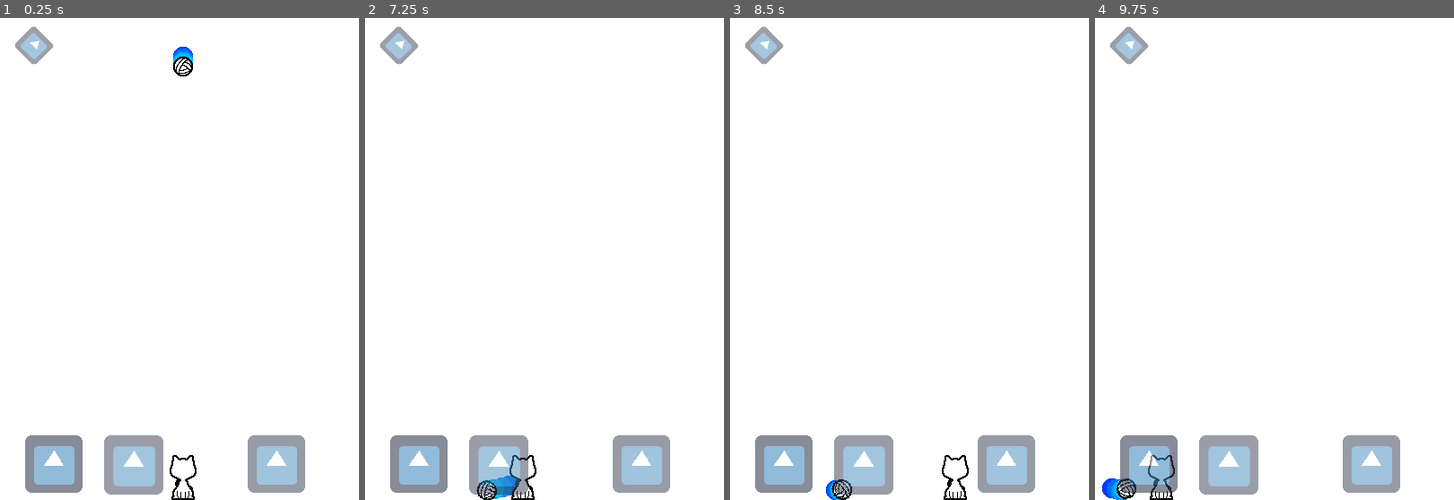
Above: before the commit, frames 1-4 (left to right).
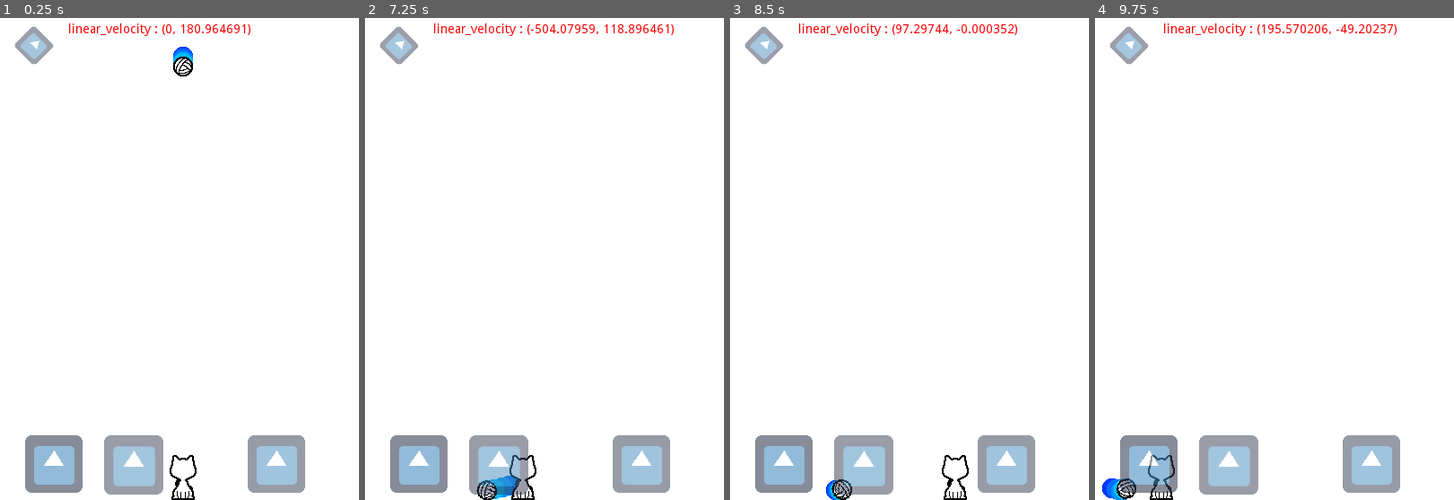
Above: after the commit, the same moments.

Repository: YongHyun-Yi/cat_and_ball
Game: Godot game, scene res://scene/ingame.tscn
The game is run twice, just before and just after one commit, with the same random seed, the same clock (stepped at 60 frames per second) and the same inputs. The engine's default icon, where the game draws it, is replaced by a stand-in: a white triangle on a blue panel in a dark square.
Inputs (mouse positions are in pixels of both pictures, inside the frame that each line leads up to):
- Up to frame 1 (0.25 s): no input
- Up to frame 2 (7.25 s): click (400, 46) at 0.5 s; click (400, 46) at 1.25 s; click (400, 46) at 2 s; hold Right (ui_right) 2.78-4.28 s; hold Left (ui_left) 4.28-5.03 s; hold Right (ui_right) 5.03-6.53 s; hold Left (ui_left) from 6.53 s (still down)
- Up to frame 3 (8.5 s): release Left (ui_left) at 7.28 s; hold Right (ui_right) 7.28-8.03 s; hold Left (ui_left) from 8.03 s (still down)
- Up to frame 4 (9.75 s): release Left (ui_left) at 9.53 s; hold Right (ui_right) from 9.53 s (still down)

The runs differ from the first frame. In frame 1, 0.4% of the frame differs, in the area x 19-70%, y 1-4%; in frame 2, 0.5%, in the area x 19-86%, y 1-4%; in frame 3, 0.5%; in frame 4, 0.5%.

Commit message:
버전1 마지막 커밋 조작법을 완전히 바꿀 예정

Diff:
--- a/scene/ingame.tscn
+++ b/scene/ingame.tscn
@@ -32,6 +32,7 @@
 }
 
 [node name="ball_ghost" type="Node2D" parent="."]
+editor/display_folded = true
 position = Vector2( 204.483, 34.7981 )
 
 [node name="ghost5" type="Sprite" parent="ball_ghost"]
@@ -60,7 +61,6 @@
 texture = ExtResource( 2 )
 
 [node name="player" type="Node2D" parent="."]
-editor/display_folded = true
 __meta__ = {
 "_edit_group_": true
 }
@@ -79,11 +79,22 @@
 
 [node name="ball" type="Node2D" parent="."]
 
+[node name="Label" type="Label" parent="ball"]
+self_modulate = Color( 1, 0, 0, 1 )
+margin_left = 76.0
+margin_top = 10.0
+margin_right = 151.0
+margin_bottom = 24.0
+text = "texttexttext"
+valign = 1
+
 [node name="ball_body" type="RigidBody2D" parent="ball"]
 position = Vector2( 204.483, 34.7981 )
 mass = 1.07245
 physics_material_override = SubResource( 2 )
 gravity_scale = 8.0
+contacts_reported = 1
+contact_monitor = true
 script = ExtResource( 5 )
 
 [node name="sprite" type="Sprite" parent="ball/ball_body"]
--- a/script/ball_body.gd
+++ b/script/ball_body.gd
@@ -13,16 +13,19 @@
 	if global_position.y > get_viewport().size.y or global_position.y < 0:
 		speed.y *= -1
 	global_position += speed"""
+	get_node("../Label").text = ("linear_velocity : "+str(get_linear_velocity ()))
 	ghost_effects()
 	pass
 
 
 func _on_ball_body_body_entered(body):
 	if body.name == "player_body":
-		var cha = get_node("../../player/player_body")
-		apply_impulse(Vector2(0, 0), Vector2(0, -500))#(global_position-cha.global_position)*800)
-		print("ball touch")
-	pass # Replace with function body.
+		#var cha = get_node("../../player/player_body")
+		#apply_impulse(Vector2(0, 0), Vector2(0, -500))#(global_position-cha.global_position)*800)
+		var a = get_linear_velocity()
+		if a.y > 300:
+			set_axis_velocity ( Vector2(0, -300) )
+		pass # Replace with function body.
 
 func ghost_effects():
 	var a = 4
@@ -33,14 +36,3 @@
 	for i in range(1,6):
 		var ghost = "../../ball_ghost/ghost"
 		get_node(ghost+str(i)).global_position = ghost_effect_position[i-1]
-
-	"""ghost_effect_position[4] = ghost_effect_position[3]
-	$ghost/ghost5.global_position = ghost_effect_position[4]
-	ghost_effect_position[3] = ghost_effect_position[2]
-	$ghost/ghost4.global_position = ghost_effect_position[3]
-	ghost_effect_position[2] = ghost_effect_position[1]
-	$ghost/ghost3.global_position = ghost_effect_position[2]
-	ghost_effect_position[1] = ghost_effect_position[0]
-	$ghost/ghost2.global_position = ghost_effect_position[1]
-	ghost_effect_position[0] = global_position
-	$ghost/ghost1.global_position = ghost_effect_position[0]"""
